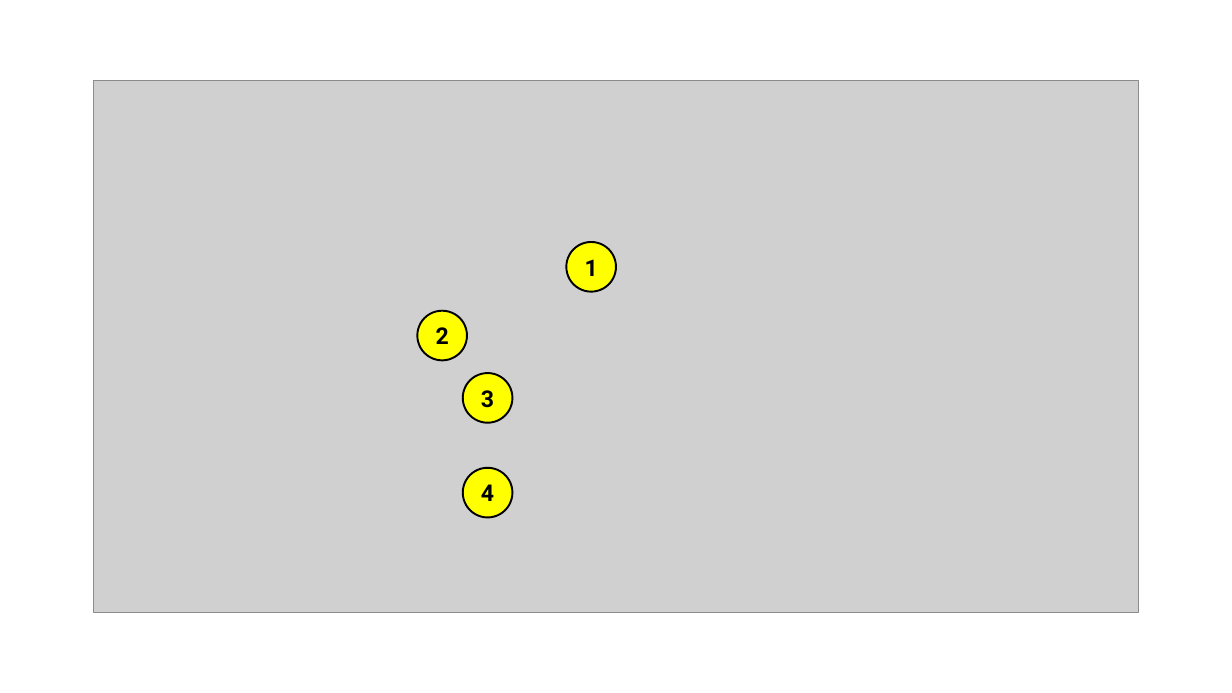
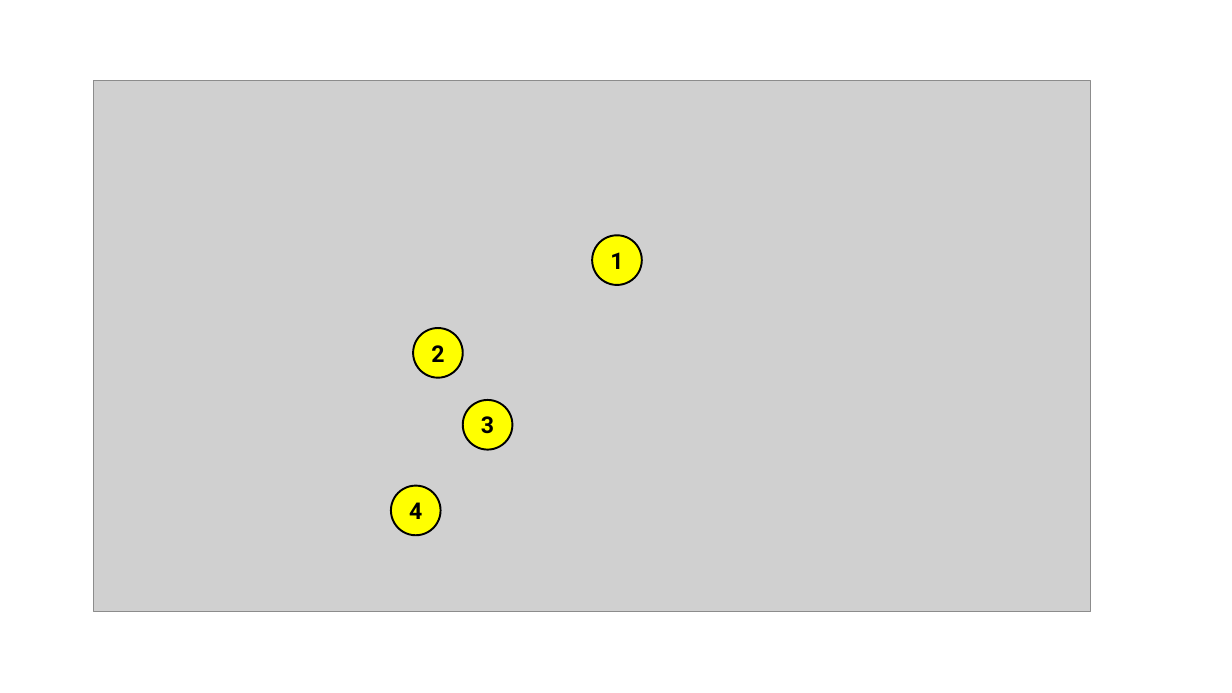
Before and after one commit to seanno/vdj, a slide deck: slide 6 of docs/VDJ User Manual Images.pptx. Drawn at 1232x693 pixels with LibreOffice and Linux fonts; fonts in the diff are those of the drawing; grey boxes stand for pictures. Boxes give left, top, right and bottom in pixels: in the first picture for what was removed or moved away, otherwise in the second. Text is boxed around its words. In the diff, an @@ line names an element or a change of style, - is before the commit and + after.

```diff
--- a/docs/VDJ User Manual Images.pptx
+++ b/docs/VDJ User Manual Images.pptx
@@ picture: place and size @@
-picture at (93, 80, 1139, 612)
+picture at (93, 80, 1092, 611)
@@ ellipse "1": place and size @@
-ellipse "1" at (567, 242, 616, 292)
+ellipse "1" at (592, 236, 642, 286)
@@ ellipse "2": place and size @@
-ellipse "2" at (418, 311, 468, 360)
+ellipse "2" at (413, 328, 463, 378)
@@ ellipse "3": place and size @@
-ellipse "3" at (463, 373, 513, 423)
+ellipse "3" at (463, 400, 513, 450)
@@ ellipse "4": place and size @@
-ellipse "4" at (463, 468, 513, 518)
+ellipse "4" at (391, 486, 441, 536)
```
Also in this commit, not shown: 1 slide added, 2 other files.
